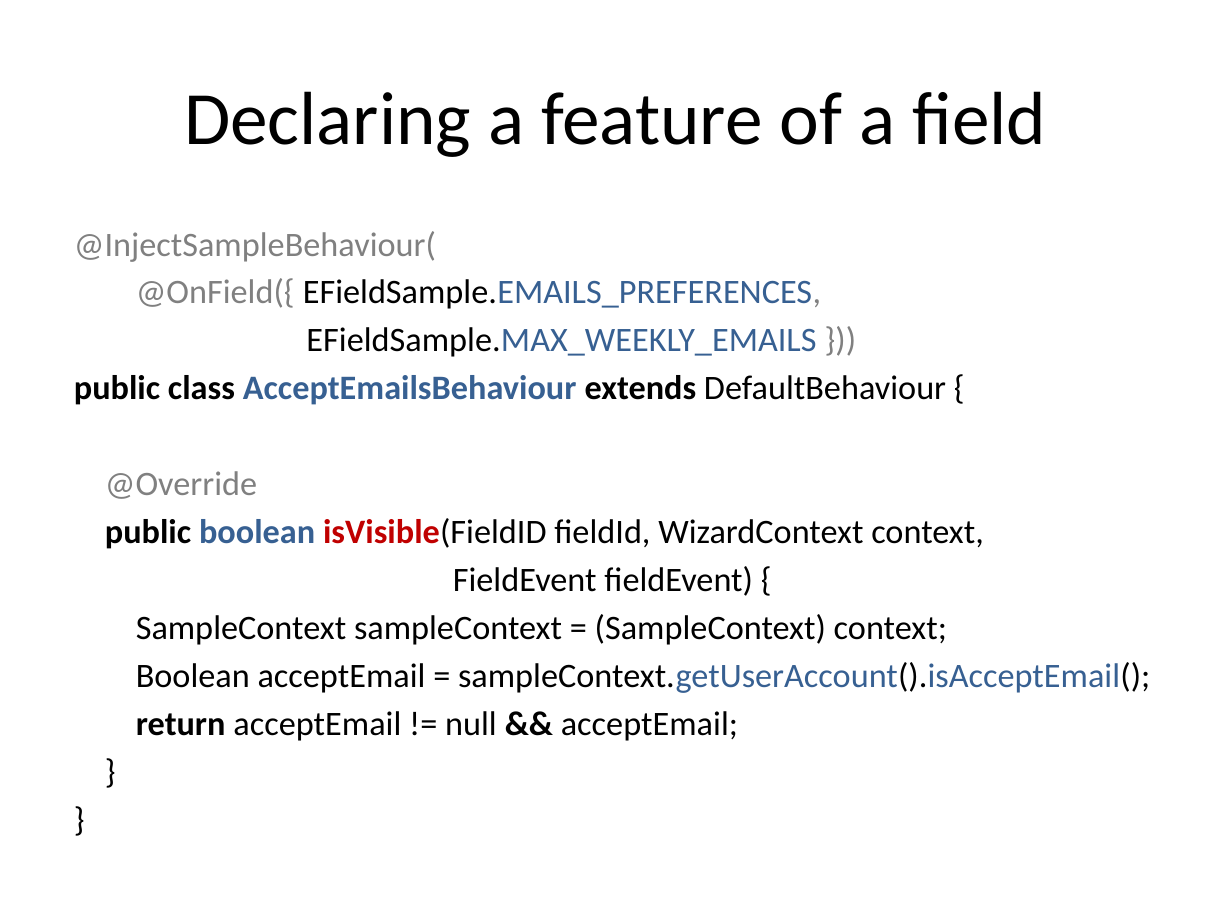
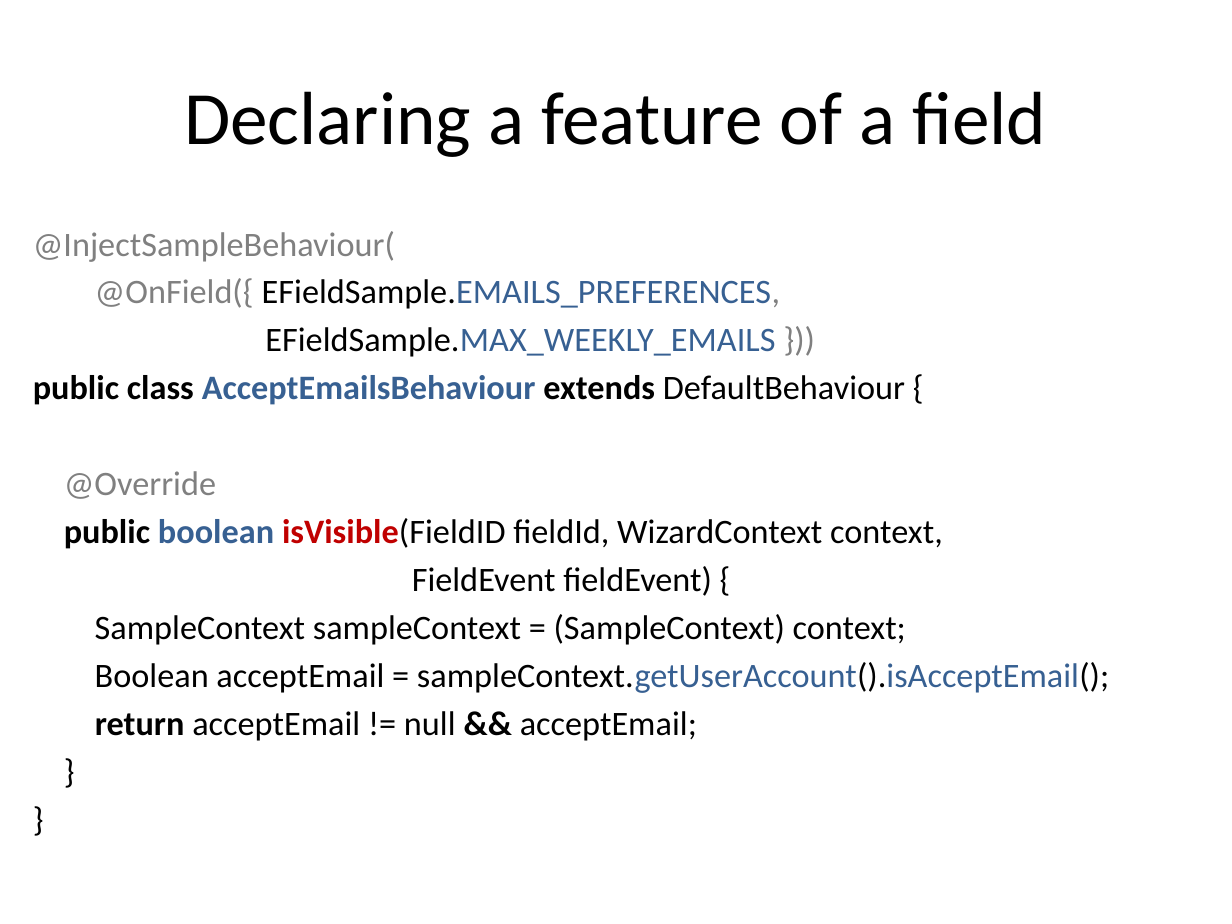
Before and after one commit to lesfurets/mdl4ui, a slide deck: slide 45 of mdl4ui-docs/mdl4ui_cg2013.pptx. Drawn at 1232x924 pixels with LibreOffice and Linux fonts; fonts in the diff are those of the drawing. Boxes give left, top, right and bottom in pixels: in the first picture for what was removed or moved away, otherwise in the second. Text is boxed around its words. In the diff, an @@ line names an element or a change of style, - is before the commit and + after.

```diff
--- a/mdl4ui-docs/mdl4ui_cg2013.pptx
+++ b/mdl4ui-docs/mdl4ui_cg2013.pptx
@@ text "@InjectSampleBehaviour(": place and size @@
-text "@InjectSampleBehaviour(" at bbox=[74, 231, 1150, 741]
+text "@InjectSampleBehaviour(" at bbox=[33, 231, 1109, 741]
```
Also in this commit, not shown: 4 other slides changed, 1 other file.
